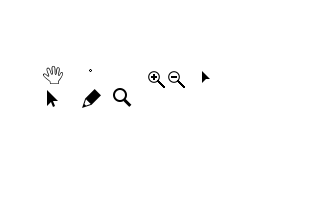
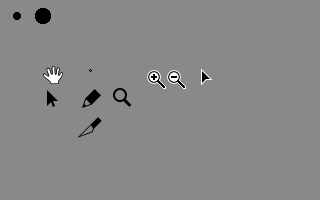
Layers edited between the first and the second 320x200 image:
added group "brushes" with 4 layers in group "Group 1" over [13, 8, 51, 24]
added group "brush_16x16.png" with 1 layers in group "brushes" over [35, 8, 51, 24]
moved "Layer 3" into group "brush_16x16.png", painted on it over [35, 8, 92, 72]
added group "brush_8x8.png" with 1 layers in group "brushes" over [13, 12, 21, 20]
added layer "Layer 2" in group "brush_8x8.png" over [13, 12, 21, 20]
added group "icon_knife" with 1 layers in group "icons" over [77, 117, 102, 138]
added layer "Shape 1" in group "icon_knife" over [77, 117, 102, 138]
added group "icon_zoom" with 1 layers in group "icons" over [113, 88, 132, 107]
moved "zoom" into group "icon_zoom" over [113, 88, 132, 107]
added group "icon_pointer" with 1 layers in group "icons" over [47, 90, 58, 107]
moved "pointer" into group "icon_pointer" over [47, 90, 58, 107]
added group "icon_pencil" with 1 layers in group "icons" over [82, 89, 101, 108]
moved "pencil" into group "icon_pencil" over [82, 89, 101, 108]
hid "Color Fill 1" over [0, 0, 320, 200]
